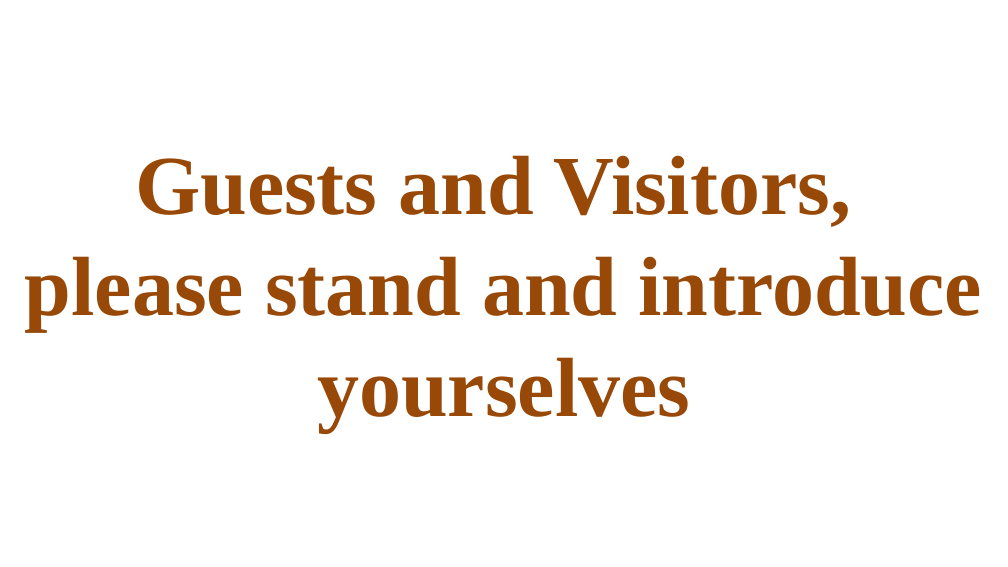
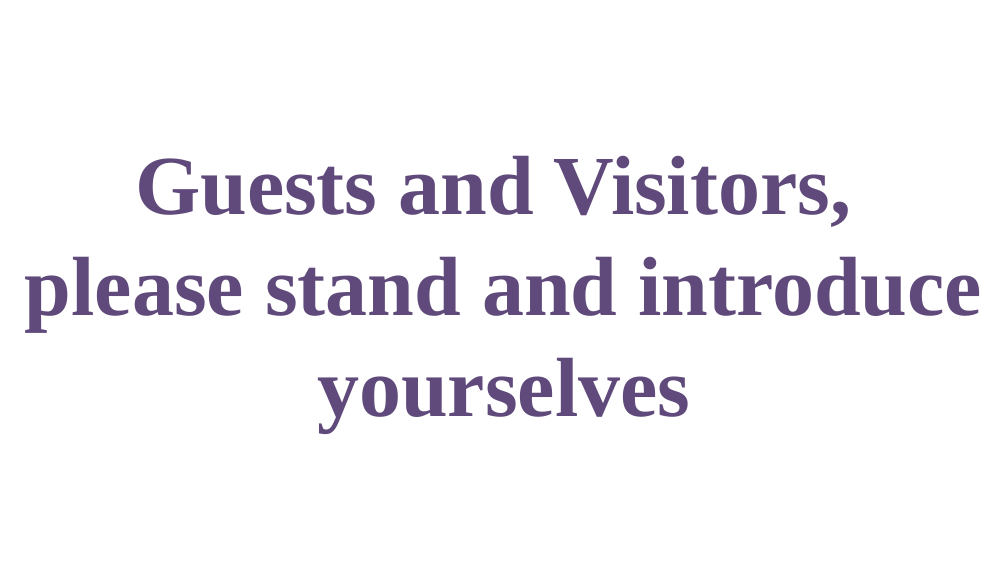
Before and after one commit to gijocode/Church_PPT_Utility, a slide deck: slide 152 of templates/malayalam_service_template.pptx. Drawn at 1008x567 pixels with LibreOffice and Linux fonts; fonts in the diff are those of the drawing; background and template pictures are left out. Boxes give left, top, right and bottom in pixels: in the first picture for what was removed or moved away, otherwise in the second. Text is boxed around its words. In the diff, an @@ line names an element or a change of style, - is before the commit and + after.

```diff
--- a/templates/malayalam_service_template.pptx
+++ b/templates/malayalam_service_template.pptx
@@ text "Guests and Visitors," at [25, 155, 982, 431]: text colour #984807 to #604A7B @@
```
Also in this commit, not shown: 14 other slides changed, 1 other file.
